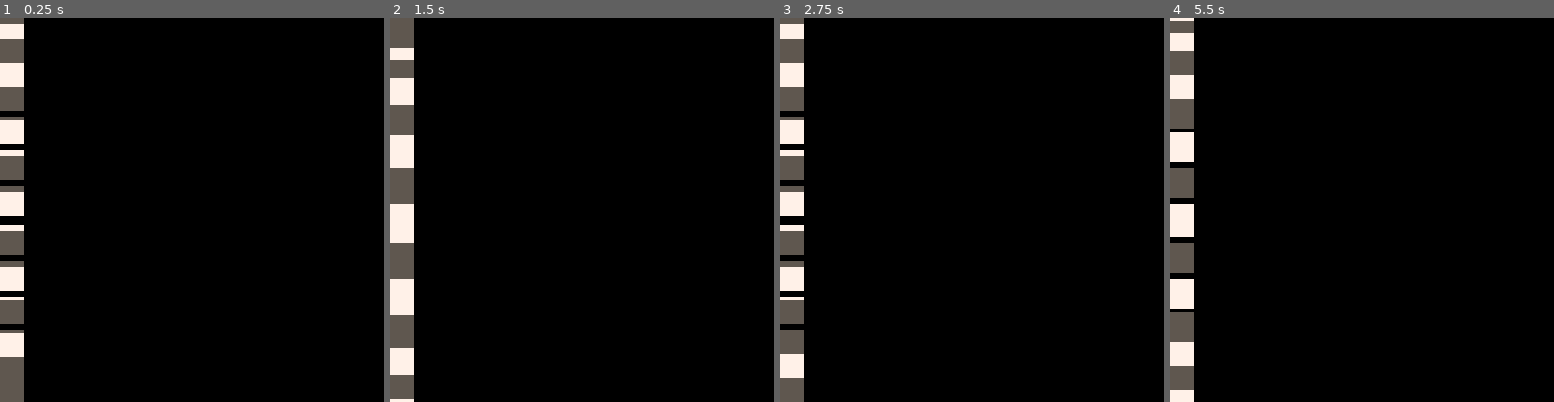
Above: before the commit, frames 1-4 (left to right).
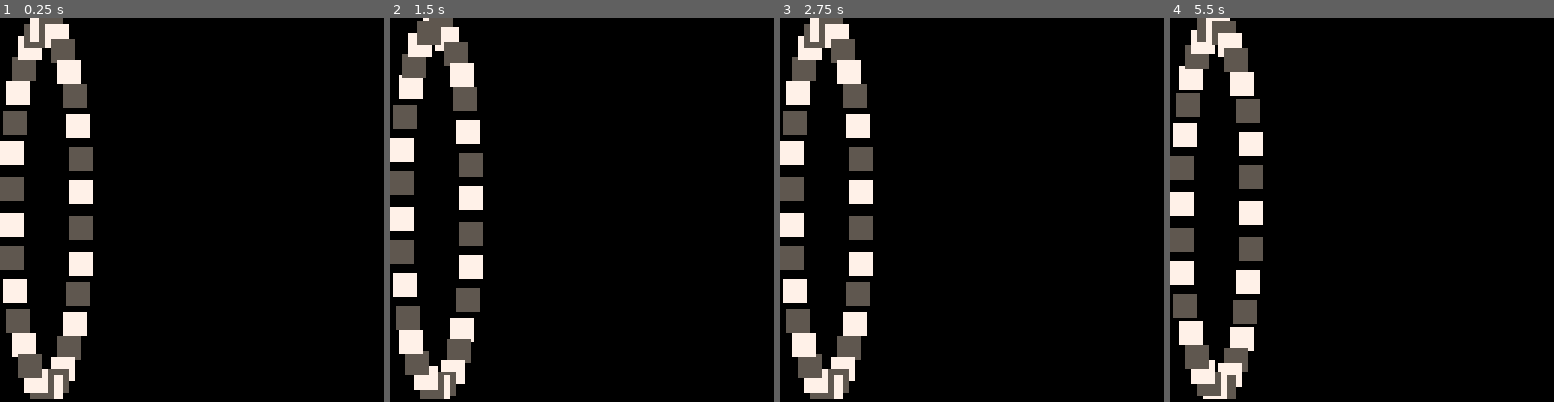
Above: after the commit, the same moments.

Repository: wstephenson/pico8-pseudo3d
Game: PICO-8 cartridge barrel.p8
Two runs of this game, one before a commit and one after it. Both use one fixed random seed, a clock stepped at 60 frames per second and the inputs below.
Inputs:
- Up to frame 1 (0.25 s): no input
- Up to frame 2 (1.5 s): no input
- Up to frame 3 (2.75 s): no input
- Up to frame 4 (5.5 s): no input

The runs differ from the first frame. In frame 1, 12% of the frame differs, in the area x 0-25%, y 0-100%; in frame 2, 10%; in frame 3, 12%; in frame 4, 12%.

Commit message:
add some x displacement

Diff:
--- a/barrel.p8
+++ b/barrel.p8
@@ -14,8 +14,9 @@
 function _draw()
 	cls()
 	for i=1,#tiles do
-		j=tiles[i]
-		spr(j+1,0,cos(i/#tiles+ang/100)*64+64)
+		local j=tiles[i]
+		local th=i/#tiles+ang/100
+		spr(j+1,12+sin(th)*12,cos(th)*60+60)
 	end
 end
 
